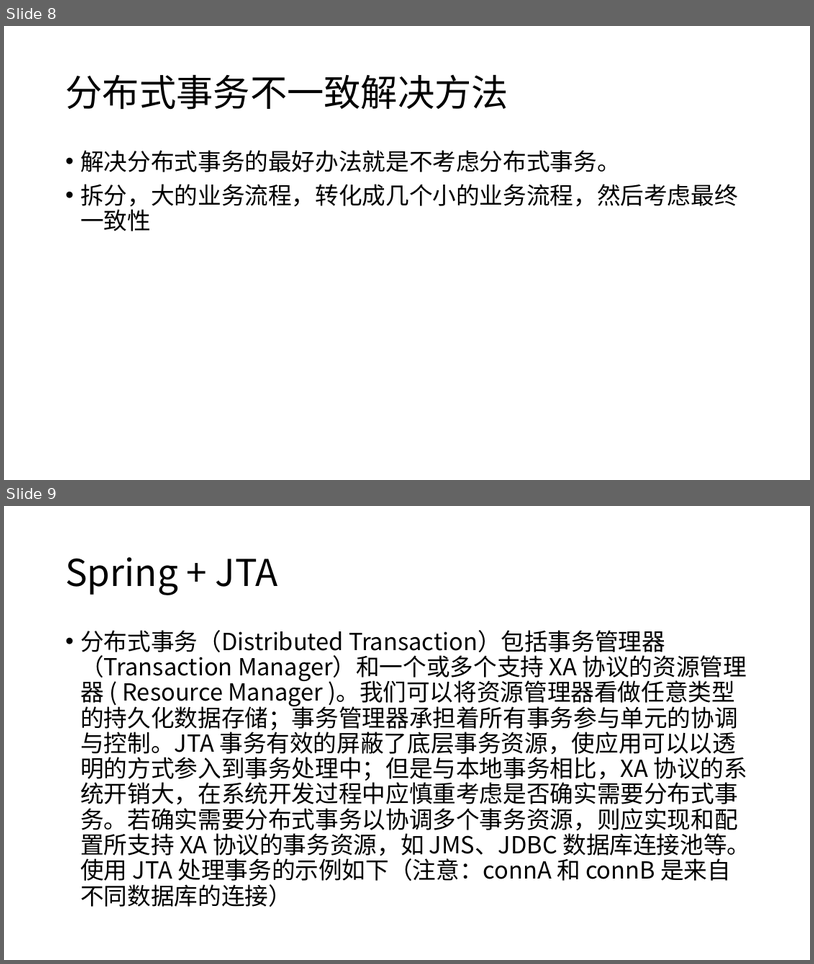
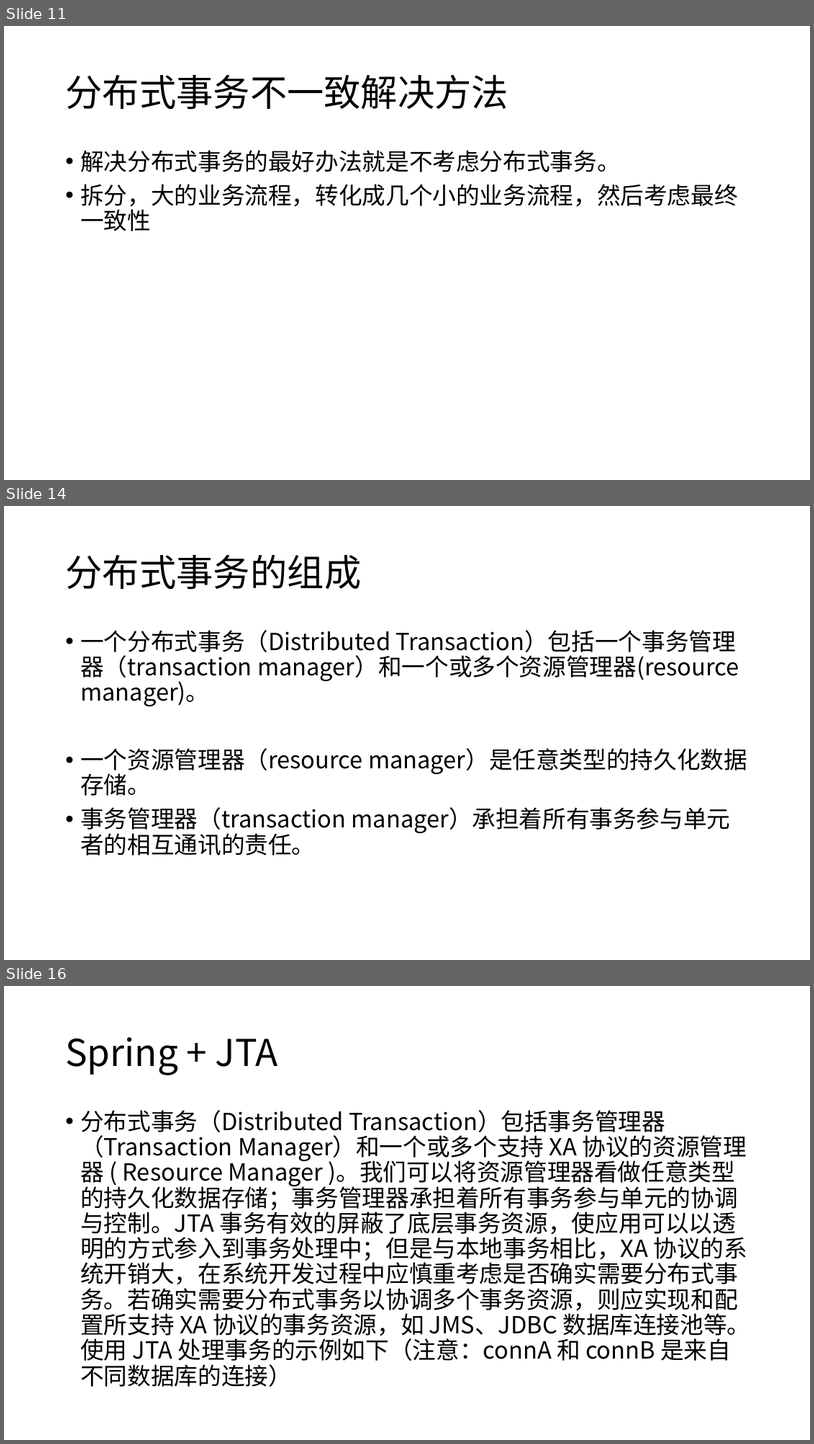
Before and after one commit to courage89/xa_presentation, a slide deck: 分布式事务.pptx. Shown one above the other, each under a label of ours: slides 8 and 9 before the commit, slides 11, 14 and 16 after it; the slides between them are not shown. The pictures are 814x964 and 814x1444 pixels, drawn with LibreOffice and Linux fonts; fonts in the diff are those of the drawing. Boxes give left, top, right and bottom in pixels: in the first picture for what was removed or moved away, otherwise in the second. Text is boxed around its words. In the diff, an @@ line names an element or a change of style, - is before the commit and + after.

```diff
--- a/分布式事务.pptx
+++ b/分布式事务.pptx
@@ slide 14 added at [4, 506, 810, 960], background #FFFFFF @@
@@ title added at [65, 555, 361, 590], 44 pt, text #000000 @@
+分布式事务的组成
@@ text added at [80, 630, 748, 855], 28 pt, text #000000 @@
+• 一个分布式事务（Distributed Transaction）包括一个事务管理器（transaction manager）和一个或多个资源管理器(resource manager)。
+• 一个资源管理器（resource manager）是任意类型的持久化数据存储。
+• 事务管理器（transaction manager）承担着所有事务参与单元者的相互通讯的责任。
@@ what was slide 8 is now slide 11 @@
@@ what was slide 9 is now slide 16 @@
```
Also in this commit, not shown: 2 slides changed, 7 other slides added.
